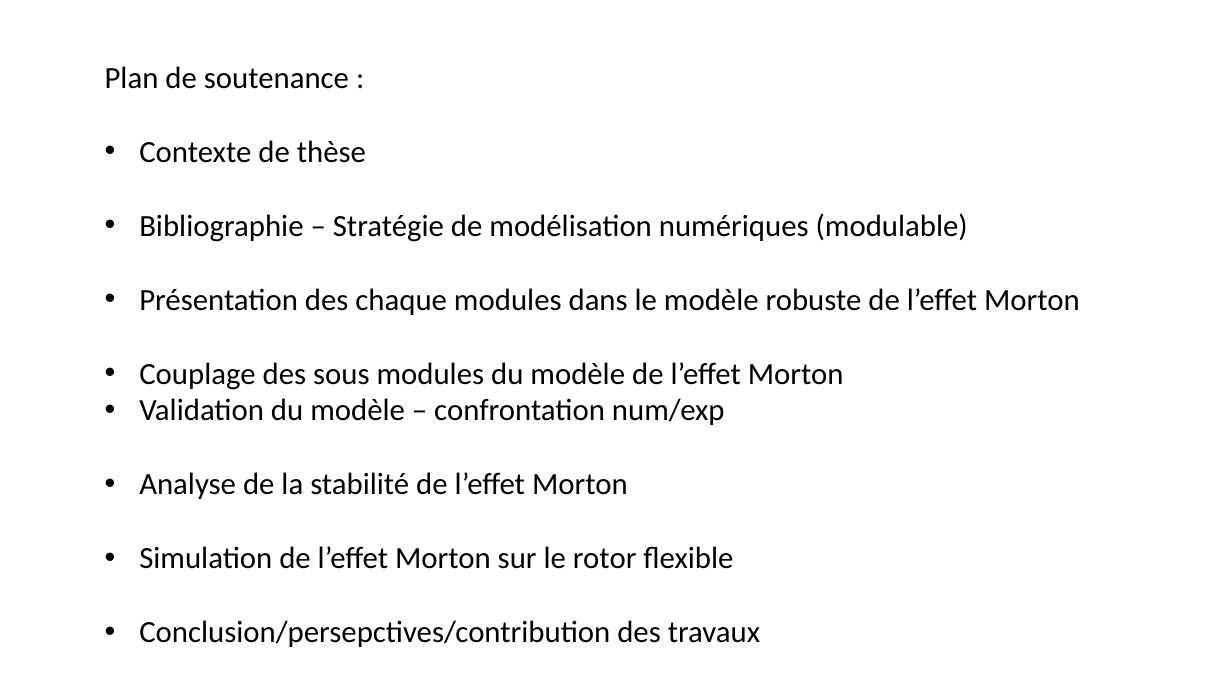
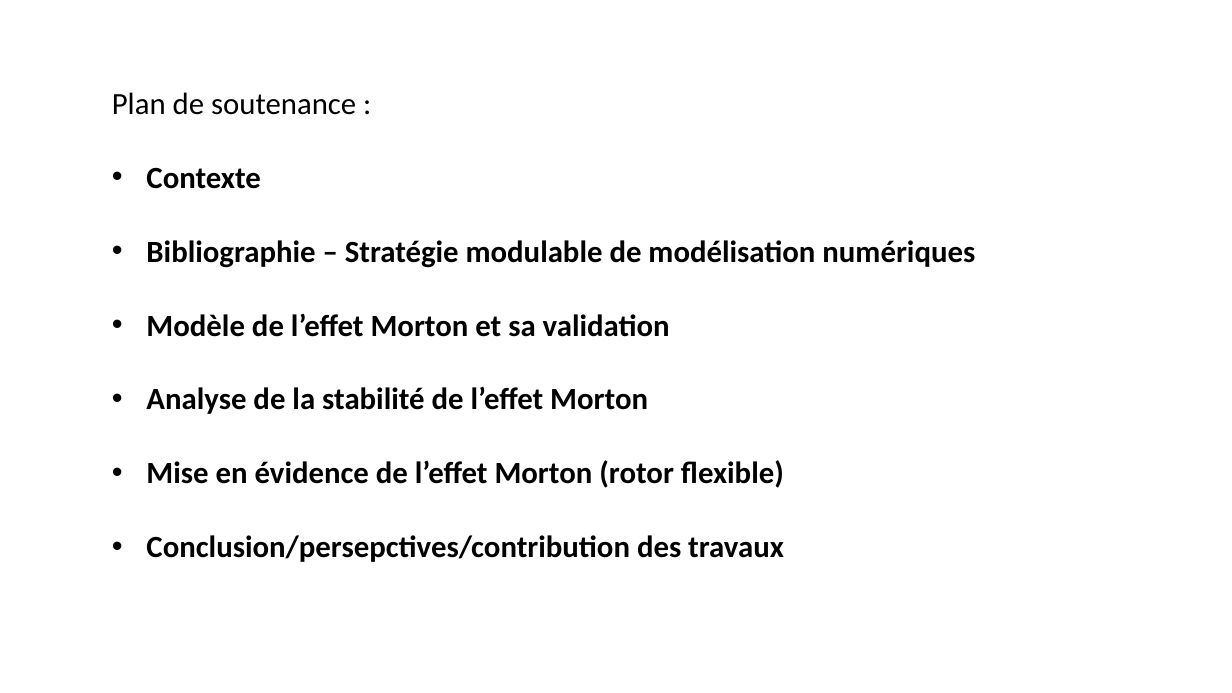
Before and after one commit to SilunZ/SoutenanceThese, a slide deck: slide 2 of Plan de soutenance These Morton Silun.pptx. Drawn at 1232x693 pixels with LibreOffice and Linux fonts; fonts in the diff are those of the drawing. Boxes give left, top, right and bottom in pixels: in the first picture for what was removed or moved away, otherwise in the second. Text is boxed around its words. In the diff, an @@ line names an element or a change of style, - is before the commit and + after.

Commit message:
plan de la soutenance de thèse

```diff
--- a/Plan de soutenance These Morton Silun.pptx
+++ b/Plan de soutenance These Morton Silun.pptx
@@ text "Plan de soutenance :": place and size @@
-text "Plan de soutenance :" at (105,66,1080,647)
+text "Plan de soutenance :" at (112,92,975,562)
@@ text at (146,167,975,337): text changed; bold on @@
-• Contexte de thèse
-• Bibliographie – Stratégie de modélisation numériques (modulable)
-• Présentation des chaque modules dans le modèle robuste de l’effet Morton
-• Couplage des sous modules du modèle de l’effet Morton
-• Validation du modèle – confrontation num/exp
+• Contexte
+• Bibliographie – Stratégie modulable de modélisation numériques
+• Modèle de l’effet Morton et sa validation
@@ text at (146,386,784,562): bold on in "Analyse de la stabilité de l’effet Morton", "Conclusion/persepctives/contribution des travaux" @@
@@ text at (146,460,784,488): text changed; bold on @@
-• Simulation de l’effet Morton sur le rotor flexible
+• Mise en évidence de l’effet Morton (rotor flexible)
```
Also in this commit, not shown: 1 other slide changed, 3 slides added.
